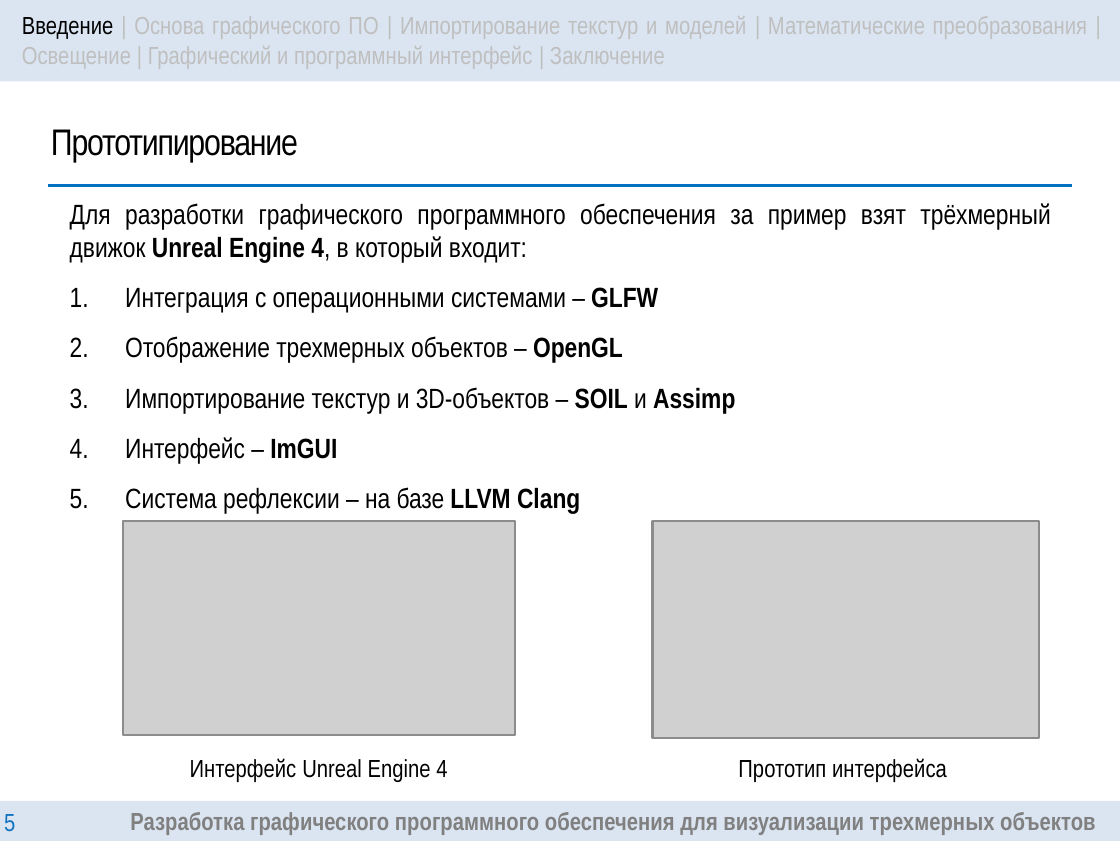
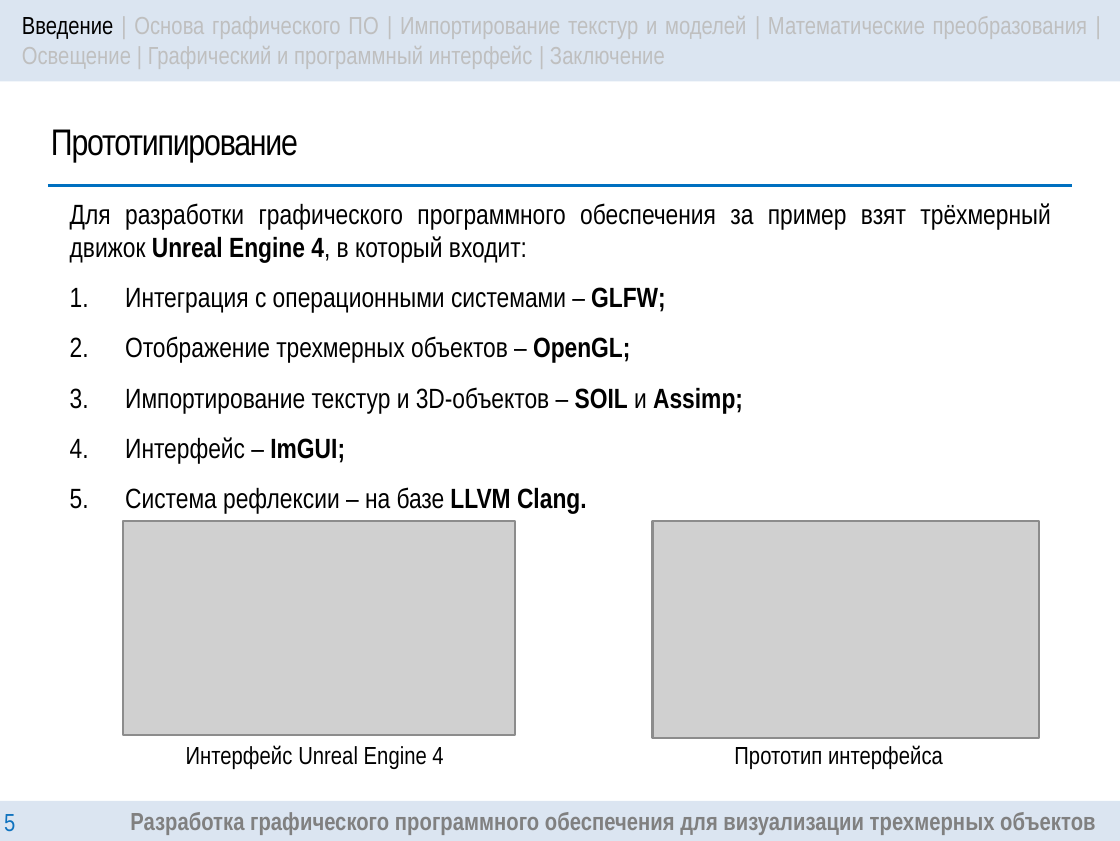
Before and after one commit to DanielDaVinci/Diploma, a slide deck: slide 5 of Diploma/presentation/Presentation.pptx. Drawn at 1120x841 pixels with LibreOffice and Linux fonts; fonts in the diff are those of the drawing; grey boxes stand for pictures. Boxes give left, top, right and bottom in pixels: in the first picture for what was removed or moved away, otherwise in the second. Text is boxed around its words. In the diff, an @@ line names an element or a change of style, - is before the commit and + after.

```diff
--- a/Diploma/presentation/Presentation.pptx
+++ b/Diploma/presentation/Presentation.pptx
@@ text at (x1=125, y1=287, x2=743, y2=513): text changed @@
-1. Интеграция с операционными системами – GLFW
-2. Отображение трехмерных объектов – OpenGL
-3. Импортирование текстур и 3D-объектов – SOIL и Assimp
-4. Интерфейс – ImGUI
-5. Система рефлексии – на базе LLVM Clang
+1. Интеграция с операционными системами – GLFW;
+2. Отображение трехмерных объектов – OpenGL;
+3. Импортирование текстур и 3D-объектов – SOIL и Assimp;
+4. Интерфейс – ImGUI;
+5. Система рефлексии – на базе LLVM Clang.
@@ text "Интерфейс Unreal Engine 4" moved from (x1=190, y1=758, x2=447, y2=782) to (x1=186, y1=745, x2=443, y2=769) @@
@@ text "Прототип интерфейса" moved from (x1=738, y1=758, x2=947, y2=782) to (x1=734, y1=745, x2=943, y2=769) @@
```
Also in this commit, not shown: 10 other slides changed, 1 slide added, 1 slide removed.
